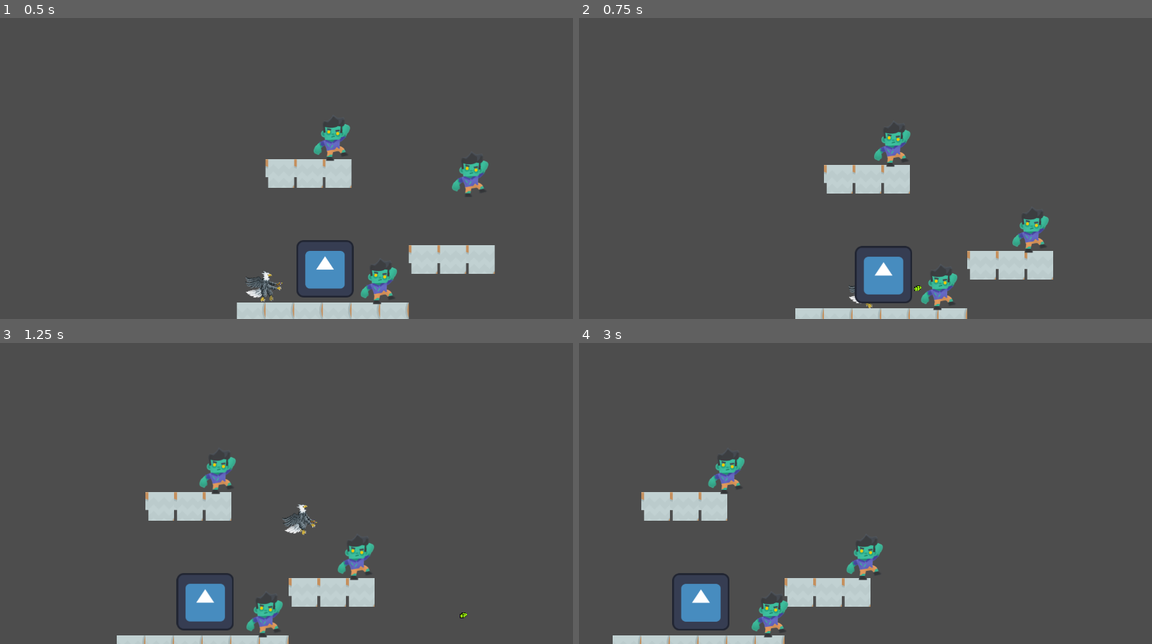
Above: before the commit, frames 1-4 (two rows, left to right).
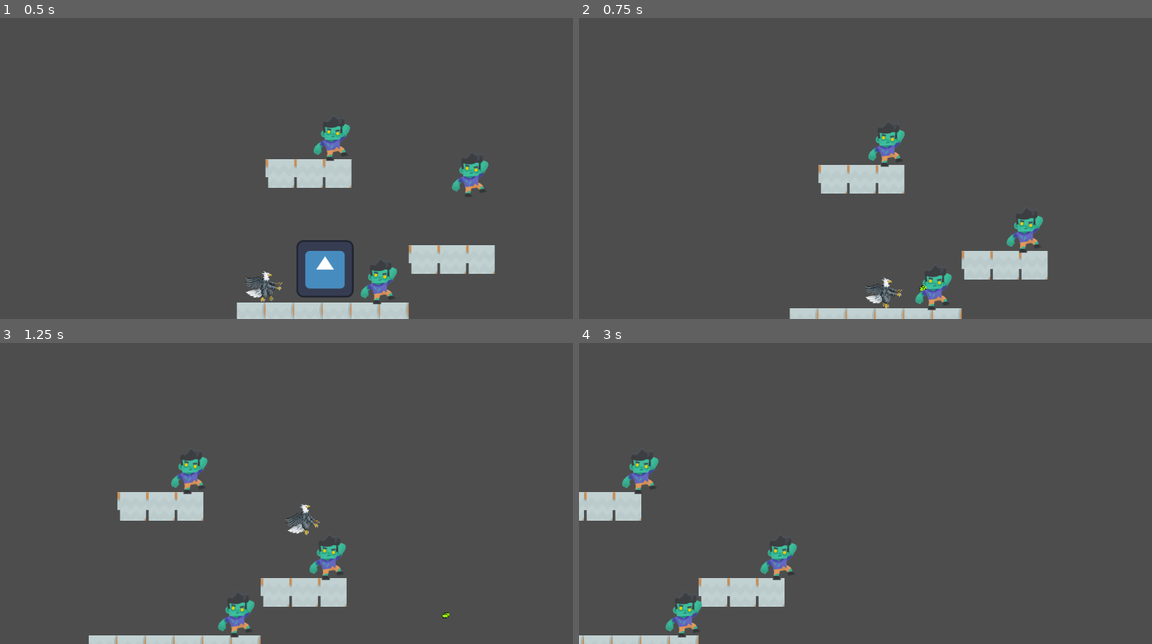
Above: after the commit, the same moments.

Repository: BujarMuharemi/game-jam-10
Game: Godot game, scene res://game_world/levels/level1/level1.tscn
Same seed, same stepped clock (60 frames per second), same inputs: the game is played once before the commit and once after it. The engine's default icon, where the game draws it, is replaced by a stand-in: a white triangle on a blue panel in a dark square.
Inputs (mouse positions are in pixels of both pictures, inside the frame that each line leads up to):
- Up to frame 1 (0.5 s): no input
- Up to frame 2 (0.75 s): tap Enter at 0.5 s; move the mouse to (991, 141) at 0.52 s; hold D (right) from 0.53 s (still down); click (991, 141) at 0.67 s
- Up to frame 3 (1.25 s): keep holding D (right); tap W (jump) at 0.77 s
- Up to frame 4 (3 s): move the mouse to (750, 499) at 1.27 s; tap W (jump) at 1.52 s; move the mouse to (922, 412) at 2.02 s; release D (right) at 2.03 s; hold Left (left) 2.03-2.78 s; move the mouse to (836, 547) at 2.77 s; hold D (right) from 2.78 s (still down); click (836, 547) at 2.92 s

Frame 1 is identical in both runs. In frame 2, 3.5% of the frame differs, in the area x 36-83%, y 37-100%; in frame 3, 5.8%; in frame 4, 8.6%, in the area x 0-53%, y 37-100%.

Commit message:
savestate b

Diff:
--- a/game_world/components/hit_box/hit_box_component.gd
+++ b/game_world/components/hit_box/hit_box_component.gd
@@ -19,7 +19,7 @@
 		health_component.damage(attack)
 		#area.get_parent().queue_free()
 
-	if(area.is_in_group("drugs") ):
+	if(area.get_parent().is_in_group("drugs") ):
 		print('drogen nehmen pls')
 		var drug_type = area.name  # Name der Droge wird verwendet, z.B., "cocaine"
 		var drug_script = area.get_parent()
--- a/game_world/levels/level1/level1.tscn
+++ b/game_world/levels/level1/level1.tscn
@@ -91,3 +91,4 @@
 
 [node name="Drug" parent="." instance=ExtResource("4_wcamv")]
 position = Vector2(272, 26)
+pickup_name = "cocaine"
--- a/game_world/player/pickups/drugs/drug.tscn
+++ b/game_world/player/pickups/drugs/drug.tscn
@@ -4,6 +4,7 @@
 [ext_resource type="Texture2D" uid="uid://da1ou2724ih8l" path="res://icon.svg" id="2_8scu6"]
 
 [sub_resource type="RectangleShape2D" id="RectangleShape2D_cbjct"]
+size = Vector2(142, 142)
 
 [node name="Drug" type="Node2D" groups=["drugs", "pickup"]]
 script = ExtResource("1_8k4sx")
@@ -14,4 +15,5 @@
 texture = ExtResource("2_8scu6")
 
 [node name="CollisionShape2D" type="CollisionShape2D" parent="Area2D"]
+position = Vector2(-2, -2)
 shape = SubResource("RectangleShape2D_cbjct")
--- a/game_world/player/player.gd
+++ b/game_world/player/player.gd
@@ -84,11 +84,11 @@
 func consume_pickup(pickup: PickUp):
 	pickup.apply_effect(self)
 
-func _on_area_entered(area: Area2D) -> void:
-	print("HALLO?")
-	if area.is_in_group("pickup"):
-		print("FOOOO")
-		consume_pickup(area.get_parent())
+#func _on_area_entered(area: Area2D) -> void:
+	#print("HALLO?")
+	#if area.is_in_group("pickup"):
+		#print("FOOOO")
+		#consume_pickup(area.get_parent())
 
 func _process(delta: float) -> void:
 	if drug_activated_flag:
--- a/game_world/player/player.tscn
+++ b/game_world/player/player.tscn
@@ -4,8 +4,8 @@
 [ext_resource type="Texture2D" uid="uid://dstqv0eylfvko" path="res://game_world/player/character_femaleAdventurer_cheer0.png" id="2_qt5ua"]
 [ext_resource type="Script" path="res://game_world/levels/level1/camera_2d.gd" id="3_ktpkl"]
 [ext_resource type="PackedScene" uid="uid://lqx5g2ugqwck" path="res://game_world/components/health/health_component.tscn" id="4_pe6qi"]
-[ext_resource type="Script" path="res://game_world/components/hit_box/hit_box_component.gd" id="5_716gs"]
 [ext_resource type="PackedScene" uid="uid://dtqs473g4ghc1" path="res://game_world/weapons/weapon.tscn" id="6_cqgbo"]
+[ext_resource type="PackedScene" uid="uid://cru7qk0dvs187" path="res://game_world/components/hit_box/hit_box_component.tscn" id="7_hhqfa"]
 [ext_resource type="PackedScene" uid="uid://d1qvkkvrifxkg" path="res://game_world/player_rig/player_rig.tscn" id="7_jodtl"]
 
 [sub_resource type="RectangleShape2D" id="RectangleShape2D_2idj0"]
@@ -38,17 +38,15 @@
 
 [node name="HealthComponent" parent="." instance=ExtResource("4_pe6qi")]
 
-[node name="HitBoxComponent" type="Area2D" parent="." node_paths=PackedStringArray("health_component")]
-script = ExtResource("5_716gs")
-health_component = NodePath("../HealthComponent")
-
-[node name="CollisionShape2D" type="CollisionShape2D" parent="HitBoxComponent"]
-position = Vector2(-21, 47)
-shape = SubResource("RectangleShape2D_3r0ar")
-
 [node name="Weapon" parent="." instance=ExtResource("6_cqgbo")]
 visible = false
 position = Vector2(53, 5)
 
 [node name="player_rig" parent="." instance=ExtResource("7_jodtl")]
 position = Vector2(1, 0)
+
+[node name="HitBoxComponent2" parent="." instance=ExtResource("7_hhqfa")]
+
+[node name="CollisionShape2D" type="CollisionShape2D" parent="HitBoxComponent2"]
+position = Vector2(-21, 47)
+shape = SubResource("RectangleShape2D_3r0ar")
